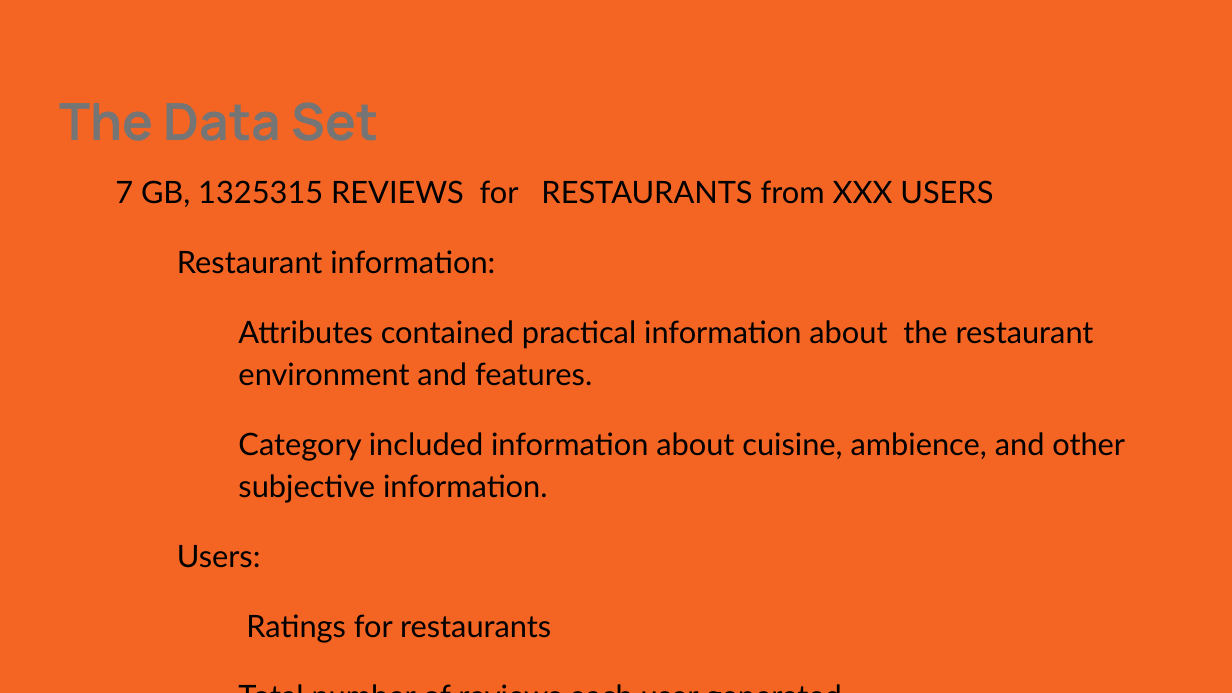
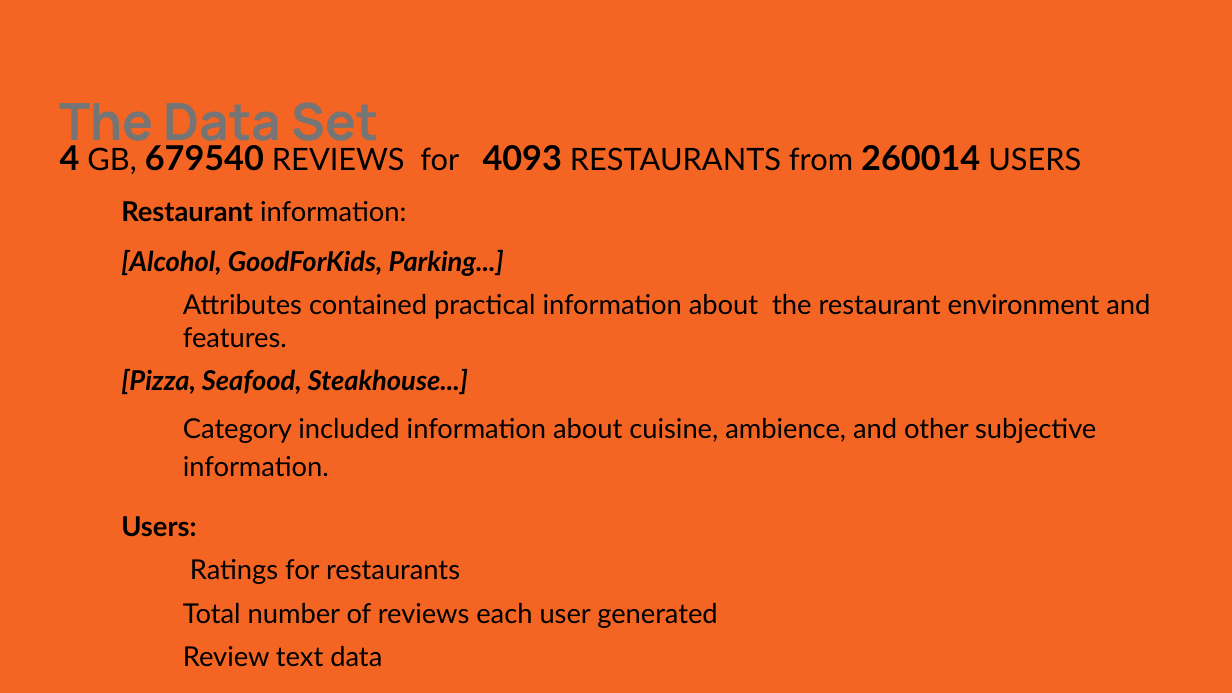
Before and after one commit to nycdatasci/bootcamp008_project, a slide deck: slide 3 of Project4-Capstone/Yay Data/Presentation/Your big idea.pptx. Drawn at 1232x693 pixels with LibreOffice and Linux fonts; fonts in the diff are those of the drawing; background and template pictures are left out. Boxes give left, top, right and bottom in pixels: in the first picture for what was removed or moved away, otherwise in the second. Text is boxed around its words. In the diff, an @@ line names an element or a change of style, - is before the commit and + after.

```diff
--- a/Project4-Capstone/Yay Data/Presentation/Your big idea.pptx
+++ b/Project4-Capstone/Yay Data/Presentation/Your big idea.pptx
@@ title "4 GB, 679540 REVIEWS for ...": place and size @@
-title "4 GB, 679540 REVIEWS for ..." at (115,180,1125,643)
+title "4 GB, 679540 REVIEWS for ..." at (60,145,1150,628)
@@ title at (60,145,1081,174): text changed @@
-7 GB, 1325315 REVIEWS for RESTAURANTS from XXX USERS
+4 GB, 679540 REVIEWS for 4093 RESTAURANTS from 260014 USERS
@@ title at (121,201,1150,628): size 18 to 16 pt in "Restaurant information:", "Attributes contained practical information about the restaur ...", "Category included information about cuisine, ambience, and ...", "Users:" and 3 more places; bold on in "Restaurant", "Users:"; indent changed; line spacing 1.15 to 1; less space between paragraphs @@
@@ title at (121,250,504,276): paragraph added @@
+[Alcohol, GoodForKids, Parking...]
@@ title at (121,369,468,395): paragraph added @@
+[Pizza, Seafood, Steakhouse...]
```
Also in this commit, not shown: 7 other slides changed, 2 slides added, 1 other file.
